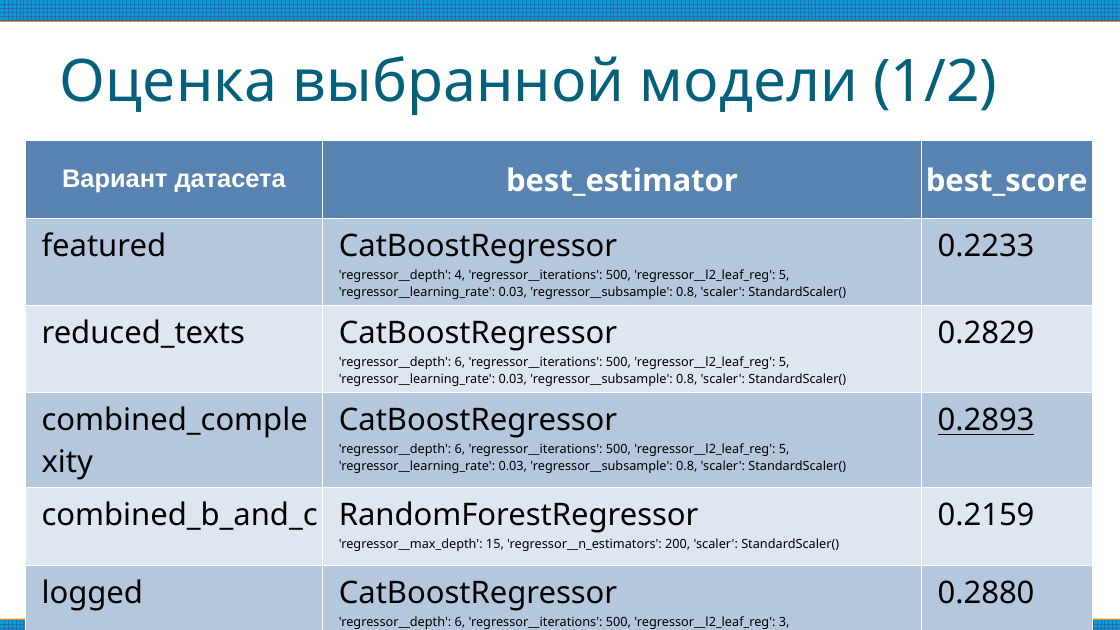
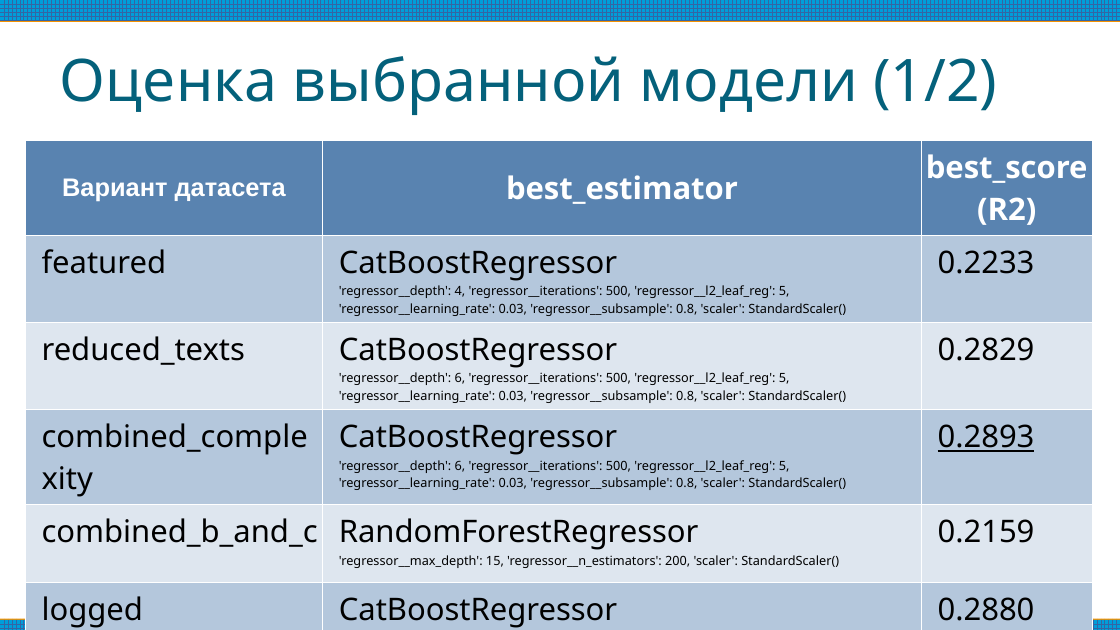
Before and after one commit to IIShabalin/OTUS-ML, a slide deck: slide 17 of Final/final.odp (slide 16 before the commit). Drawn at 1120x630 pixels with LibreOffice and Linux fonts; fonts in the diff are those of the drawing. Boxes give left, top, right and bottom in pixels: in the first picture for what was removed or moved away, otherwise in the second. Text is boxed around its words. In the diff, an @@ line names an element or a change of style, - is before the commit and + after.

```diff
--- a/Final/final.odp
+++ b/Final/final.odp
@@ table at (25,140,1093,630) @@
-row 1, column 3: best_score
+row 1, column 3: best_score / (R2)
```
Also in this commit, not shown: 4 other slides changed, 2 slides added, 4 other files.
